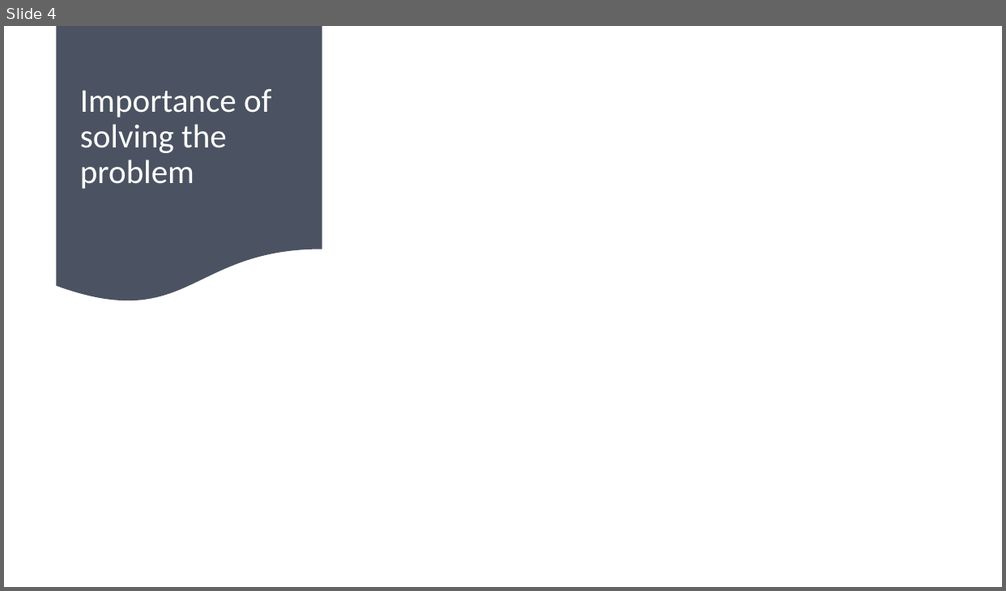
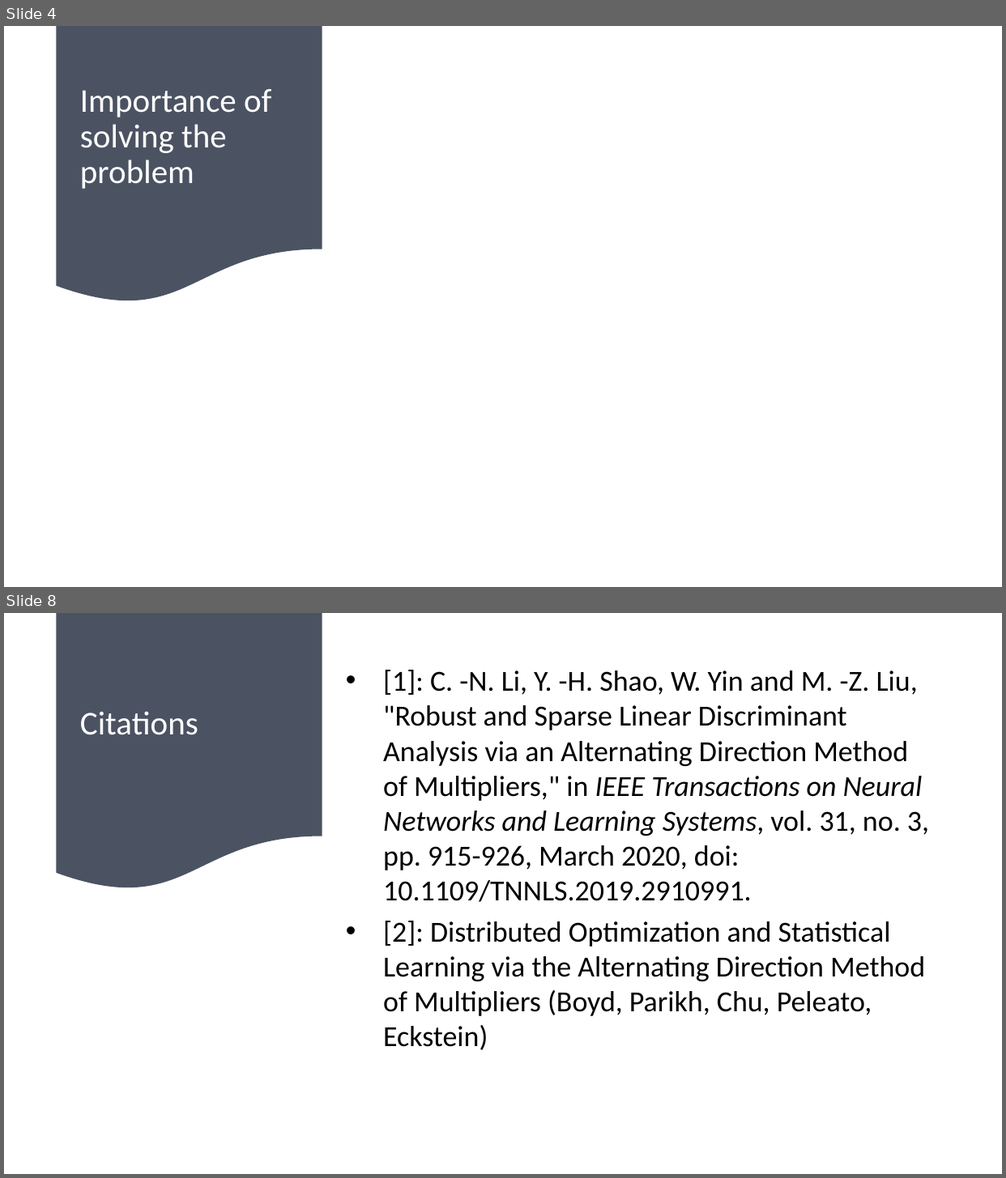
Before and after one commit to satyam04sharma/CECS-550---Survey-Paper, a slide deck: LDA Presentation CECS 550.pptx. Shown one above the other, each under a label of ours: slide 4 before the commit, slides 4 and 8 after it; the slides between them are not shown. The pictures are 1006x591 and 1006x1178 pixels, drawn with LibreOffice and Linux fonts; fonts in the diff are those of the drawing. Boxes give left, top, right and bottom in pixels: in the first picture for what was removed or moved away, otherwise in the second. Text is boxed around its words. In the diff, an @@ line names an element or a change of style, - is before the commit and + after.

Commit message:
Add Robust LDA, ADMM, and Methodology slides

```diff
--- a/LDA Presentation CECS 550.pptx
+++ b/LDA Presentation CECS 550.pptx
@@ slide 8 added at box(4, 613, 1002, 1174), background #FFFFFF @@
@@ flow chart document added at box(57, 613, 322, 892), fill #4B5362 @@
@@ text added at box(383, 670, 929, 1050), 28 pt, text #000000 @@
+• [1]: C. -N. Li, Y. -H. Shao, W. Yin and M. -Z. Liu, "Robust and Sparse Linear Discriminant Analysis via an Alternating Direction Method of Multipliers," in IEEE Transactions on Neural Networks and Learning Systems, vol. 31, no. 3, pp. 915-926, March 2020, doi: 10.1109/TNNLS.2019.2910991.
+• [2]: Distributed Optimization and Statistical Learning via the Alternating Direction Method of Multipliers (Boyd, Parikh, Chu, Peleato, Eckstein)
@@ title added at box(80, 711, 198, 735), 32 pt, text #FFFFFF @@
+Citations
```
Also in this commit, not shown: 7 slides changed, 3 other slides added.
